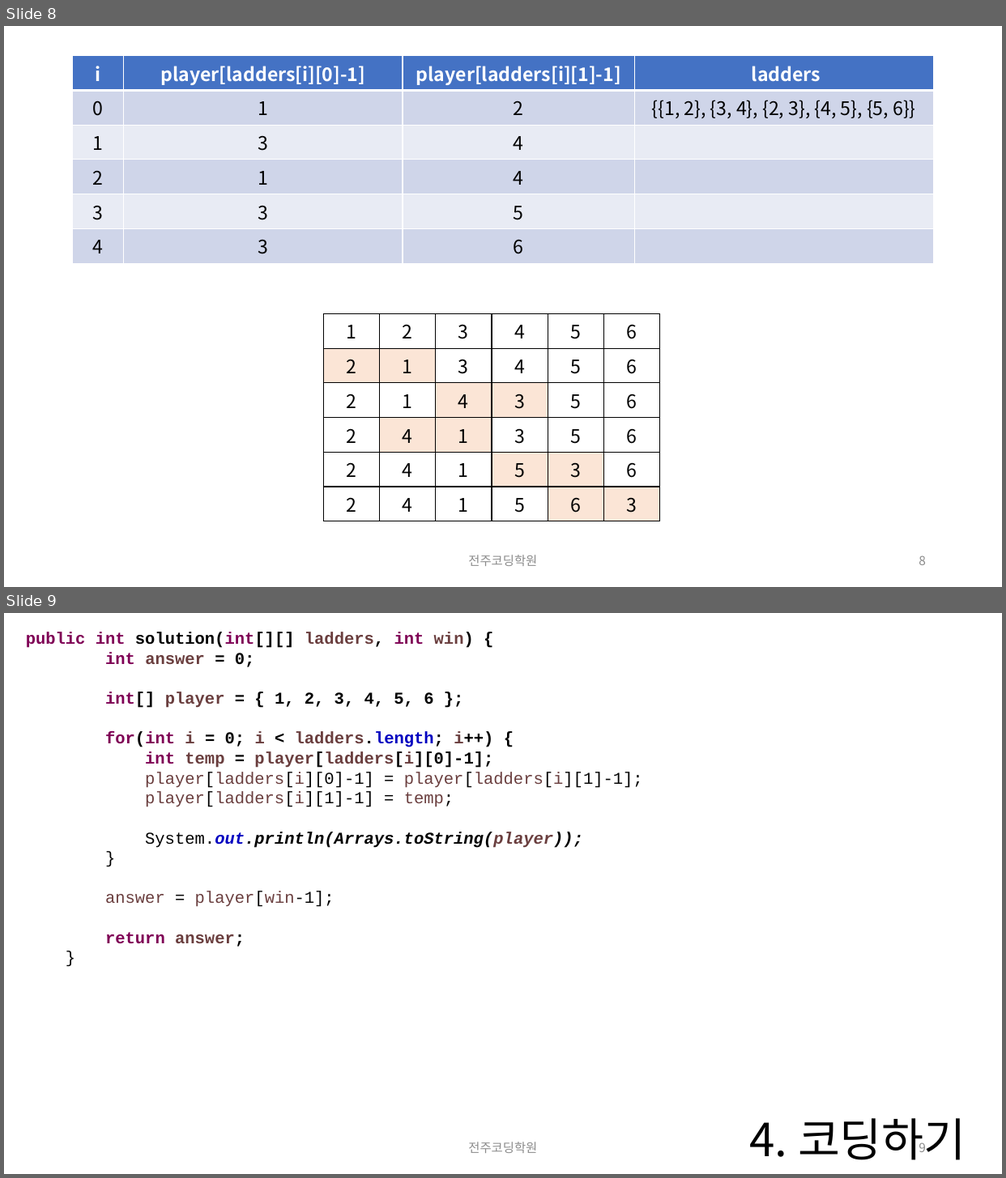
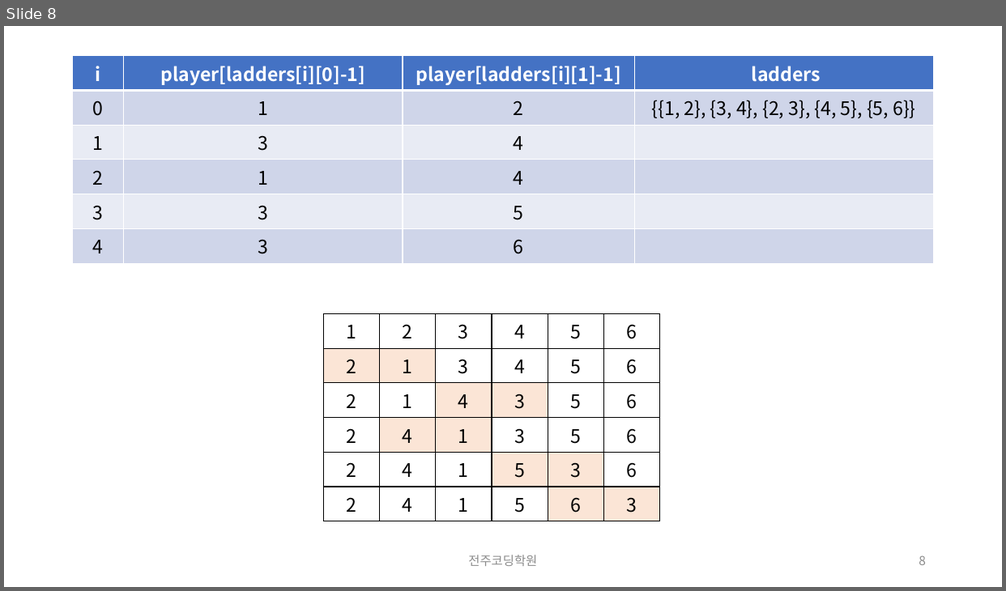
Before and after one commit to quirinal36/COS-PRO-2nd, a slide deck: 문제설명/5회/COS PRO 2급 모의고사5회 1번문제.pptx. Shown one above the other, each under a label of ours: slides 8 and 9 before the commit, slide 8 after it. The pictures are 1006x1178 and 1006x591 pixels, drawn with LibreOffice and Linux fonts; fonts in the diff are those of the drawing. Boxes give left, top, right and bottom in pixels: in the first picture for what was removed or moved away, otherwise in the second. Text is boxed around its words. In the diff, an @@ line names an element or a change of style, - is before the commit and + after.

Commit message:
코딩 삭제

```diff
--- a/문제설명/5회/COS PRO 2급 모의고사5회 1번문제.pptx
+++ b/문제설명/5회/COS PRO 2급 모의고사5회 1번문제.pptx
@@ slide 9 removed at box(4, 613, 1002, 1174), background #FFFFFF @@
@@ text removed at box(26, 632, 643, 947) @@
-public int solution(int[][] ladders, int win) {
-int answer = 0;
-int[] player = { 1, 2, 3, 4, 5, 6 };
-for(int i = 0; i < ladders.length; i++) {
-int temp = player[ladders[i][0]-1];
-player[ladders[i][0]-1] = player[ladders[i][1]-1];
-player[ladders[i][1]-1] = temp;
-System.out.println(Arrays.toString(player));
-}
-answer = player[win-1];
-return answer;
-}
@@ title removed at box(749, 1118, 966, 1161) @@
-4. 코딩하기
@@ text removed at box(468, 1142, 537, 1153) @@
-전주코딩학원
@@ page number removed at box(918, 1143, 926, 1152) @@
-9
```
Also in this commit, not shown: 9 other files.
